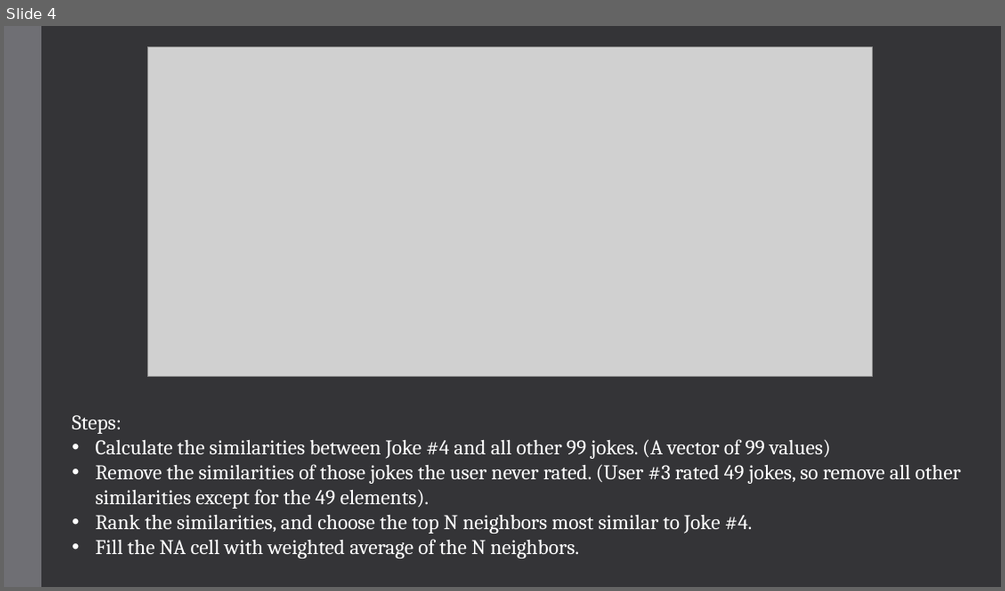
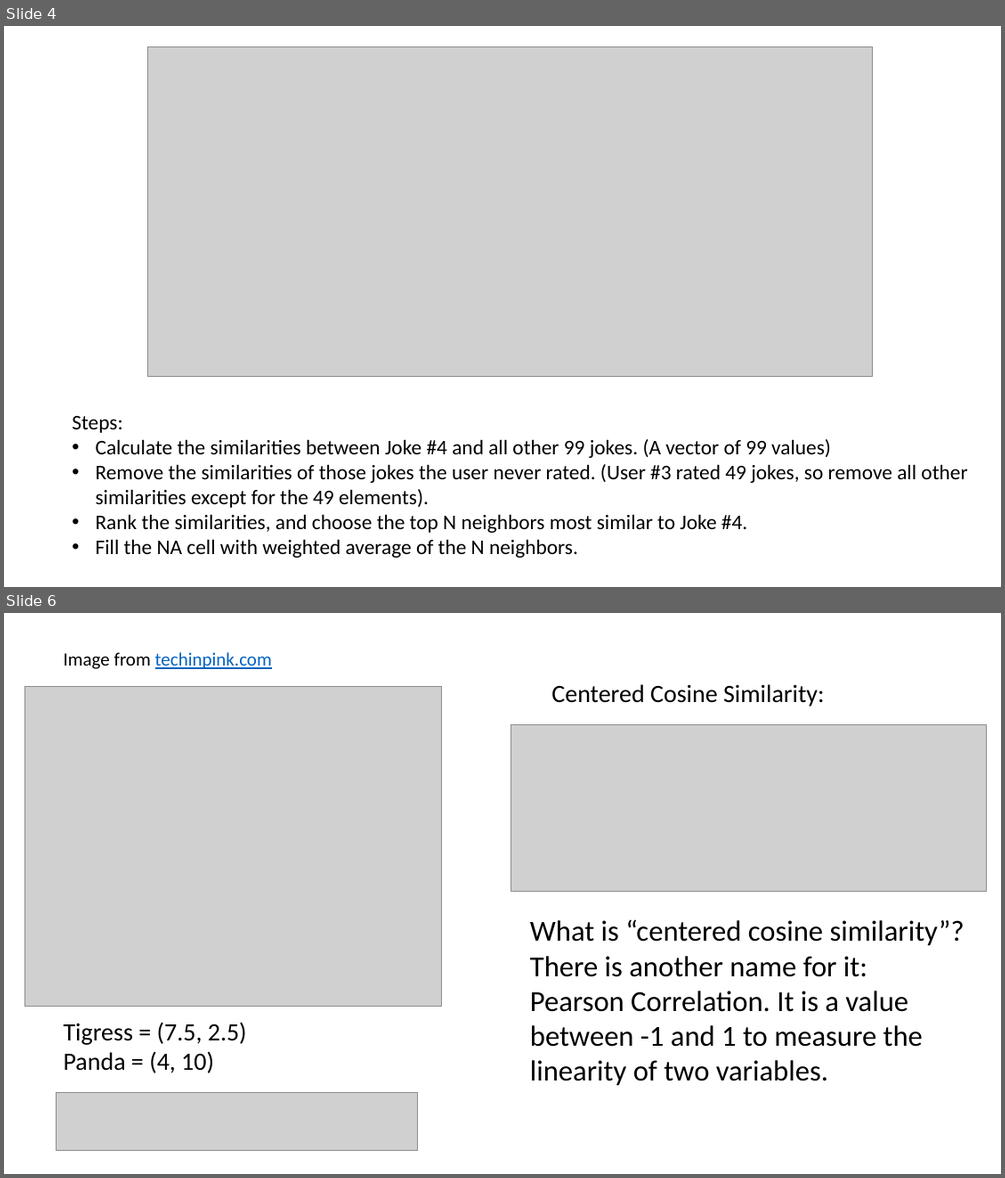
Before and after one commit to Tyllis/Data607, a slide deck: jester-collaborative-filtering.pptx. Shown one above the other, each under a label of ours: slide 4 before the commit, slides 4 and 6 after it; the slides between them are not shown. The pictures are 1005x591 and 1005x1178 pixels, drawn with LibreOffice and Linux fonts; fonts in the diff are those of the drawing; grey boxes stand for pictures. Boxes give left, top, right and bottom in pixels: in the first picture for what was removed or moved away, otherwise in the second. Text is boxed around its words. In the diff, an @@ line names an element or a change of style, - is before the commit and + after.

```diff
--- a/jester-collaborative-filtering.pptx
+++ b/jester-collaborative-filtering.pptx
@@ slide 6 added at [4,613,1001,1174], background #FFFFFF @@
@@ text added at [64,652,272,669], 18 pt, text #0563C1, underline @@
+Image from techinpink.com
@@ picture added at [25,686,442,1006] @@
@@ text added at [551,684,825,706], 24 pt, text #000000 @@
+Centered Cosine Similarity:
@@ picture added at [511,724,987,892] @@
@@ text added at [530,919,964,1086], 28 pt, text #000000 @@
+What is “centered cosine similarity”?
+There is another name for it: Pearson Correlation. It is a value between -1 and 1 to measure the linearity of two variables.
@@ text added at [64,1022,247,1073], 24 pt, text #000000 @@
+Tigress = (7.5, 2.5)
+Panda = (4, 10)
@@ picture added at [56,1093,417,1151] @@
@@ slide 4 changed as well @@
@@ background #353537 to #FFFFFF @@
@@ rectangle removed at [4,26,41,587] @@
@@ text "Steps:" at [72,416,967,557]: font Cambria to Calibri, text colour #FFFFFF to #000000 @@
```
Also in this commit, not shown: 3 other slides changed, 3 other slides added, 1 slide removed.
